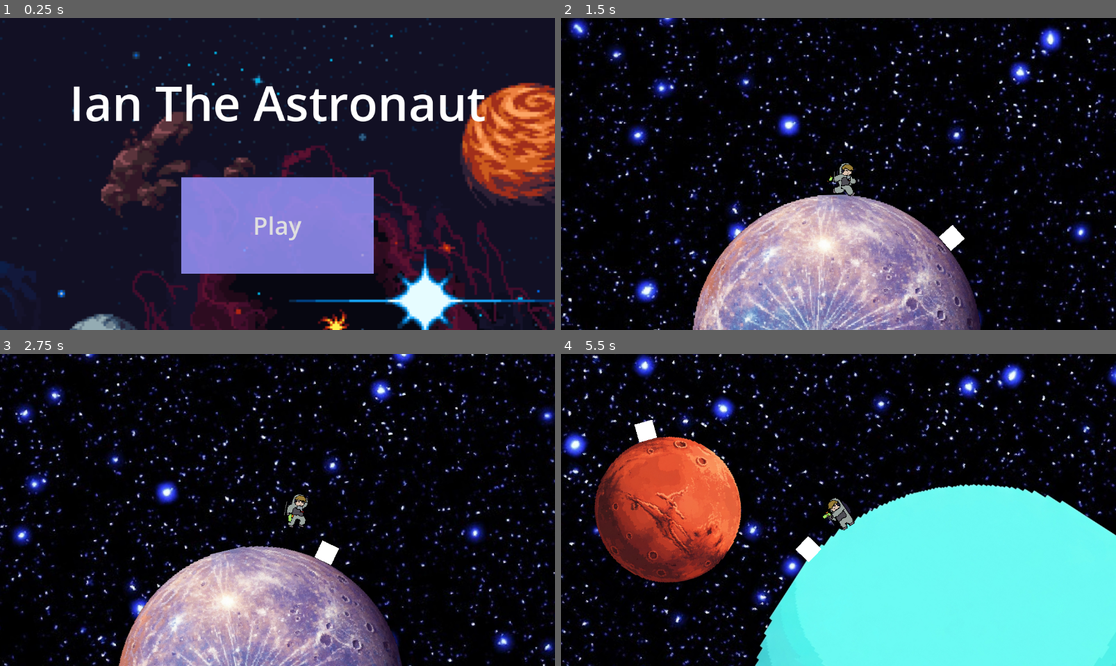
Above: before the commit, frames 1-4 (two rows, left to right).
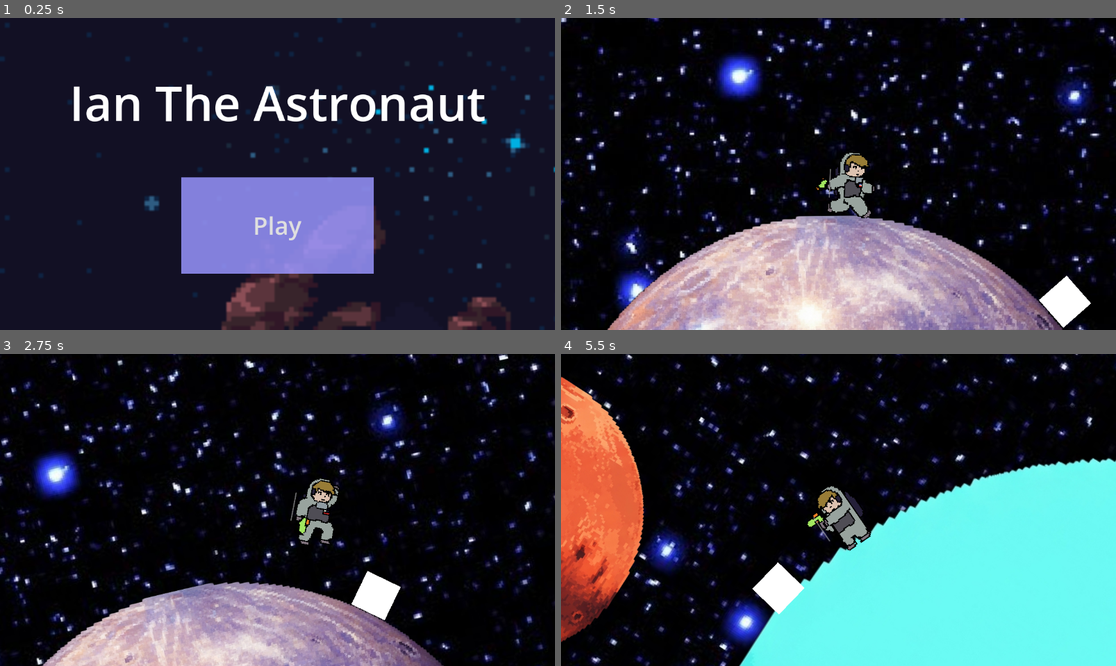
Above: after the commit, the same moments.

Repository: liuwilli0/IanTheAstronaut
Game: Godot game, scene res://main.tscn
Same seed, same stepped clock (60 frames per second), same inputs: the game is played once before the commit and once after it.
Inputs (mouse positions are in pixels of both pictures, inside the frame that each line leads up to):
- Up to frame 1 (0.25 s): no input
- Up to frame 2 (1.5 s): click "Play" at 0.5 s; move the mouse to (960, 158) at 1.27 s; hold Right (Right) from 1.28 s (still down); click (960, 158) at 1.35 s
- Up to frame 3 (2.75 s): keep holding Right (Right); tap Up (Jump) at 1.52, 2.27 s; move the mouse to (166, 525) at 2.02 s; tap Middle mouse button (MMB) at 2.1 s
- Up to frame 4 (5.5 s): tap Enter at 2.75 s; move the mouse to (894, 441) at 2.77 s; release Right (Right) at 2.78 s; hold Left (Left) 2.78-3.53 s; right-click (894, 441) at 2.85 s; tap R (Reset) at 3.5, 4.25 s; move the mouse to (810, 572) at 3.52 s; hold Right (Right) 3.53-5 s; click (810, 572) at 3.6 s; tap Up (Jump) at 3.77, 4.52 s; move the mouse to (1005, 556) at 4.27 s; tap Middle mouse button (MMB) at 4.35 s; click "Next Level" at 5 s

The runs differ from the first frame. In frame 1, 20% of the frame differs, in the area x 0-100%, y 0-100%; in frame 2, 37%; in frame 3, 32%; in frame 4, 33%.

Commit message:
actual final product

Diff:
--- a/Game/game.gd
+++ b/Game/game.gd
@@ -11,6 +11,8 @@
 	if level >= len(levels) - 1:
 		level_complete.get_child(1).visible = false
 		level_complete.get_child(0).text = "You Win!"
+		await get_tree().create_timer(3).timeout
+		level_complete.visible = false
 
 func _ready():
 	gravity_manager.planets = levels[0].get_children()
--- a/Game/game.tscn
+++ b/Game/game.tscn
@@ -42,7 +42,7 @@
 [node name="Camera" type="Camera2D" parent="Player"]
 position = Vector2(0, 11)
 ignore_rotation = false
-zoom = Vector2(0.3, 0.3)
+zoom = Vector2(0.6, 0.6)
 position_smoothing_enabled = true
 rotation_smoothing_enabled = true
 rotation_smoothing_speed = 2.5
--- a/Menu/menu.tscn
+++ b/Menu/menu.tscn
@@ -71,7 +71,7 @@
 grow_vertical = 2
 
 [node name="AnimatedSprite" type="AnimatedSprite2D" parent="."]
-scale = Vector2(2.5, 2.5)
+scale = Vector2(5, 5)
 sprite_frames = SubResource("SpriteFrames_oj2gx")
 animation = &"Space"
 centered = false
--- a/project.godot
+++ b/project.godot
@@ -14,6 +14,10 @@
 run/main_scene="uid://dgut3h2sh1xby"
 config/features=PackedStringArray("4.4", "Forward Plus")
 config/icon="res://Player/icon.svg"
+
+[display]
+
+window/size/mode=3
 
 [input]
 
Binary file added: Web Build/IanTheAstronaut.apple-touch-icon.png
Not shown, added: Web Build/IanTheAstronaut.apple-touch-icon.png.import
Binary file added: Web Build/IanTheAstronaut.icon.png
Not shown, added: Web Build/IanTheAstronaut.icon.png.import
Binary file added: Web Build/IanTheAstronaut.png
Not shown, added: Web Build/IanTheAstronaut.png.import
Not shown, added: export_presets.cfg
Not shown, added: Web Build/IanTheAstronaut.audio.position.worklet.js
Not shown, added: Web Build/IanTheAstronaut.audio.worklet.js
Not shown, added: Web Build/IanTheAstronaut.html
Not shown, added: Web Build/IanTheAstronaut.js
Not shown, added: Web Build/IanTheAstronaut.pck
(and 4 more such lines)
